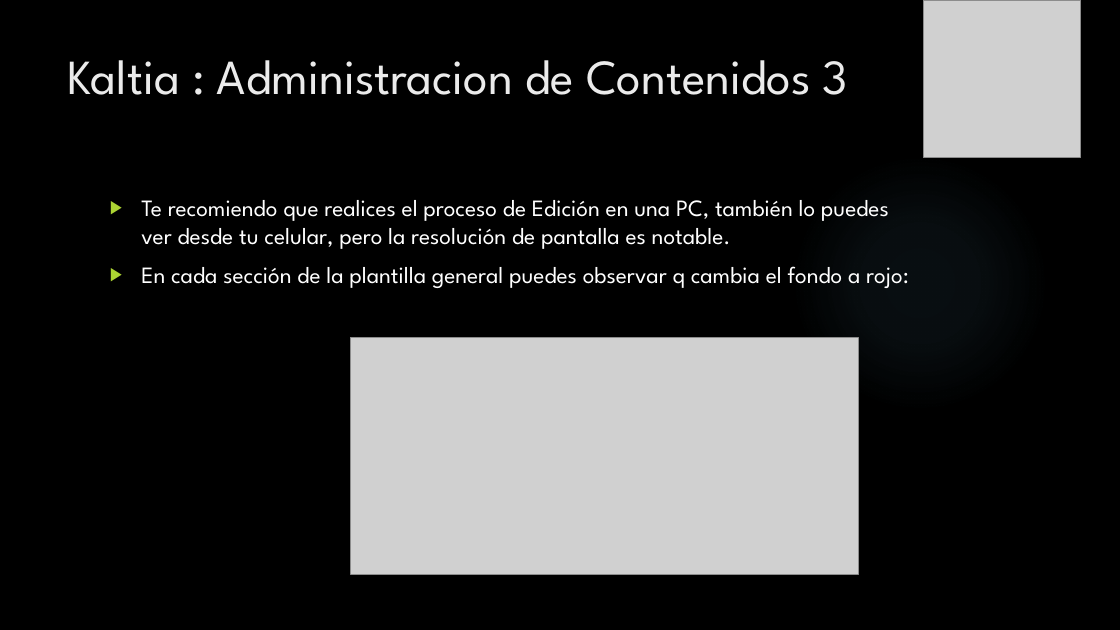
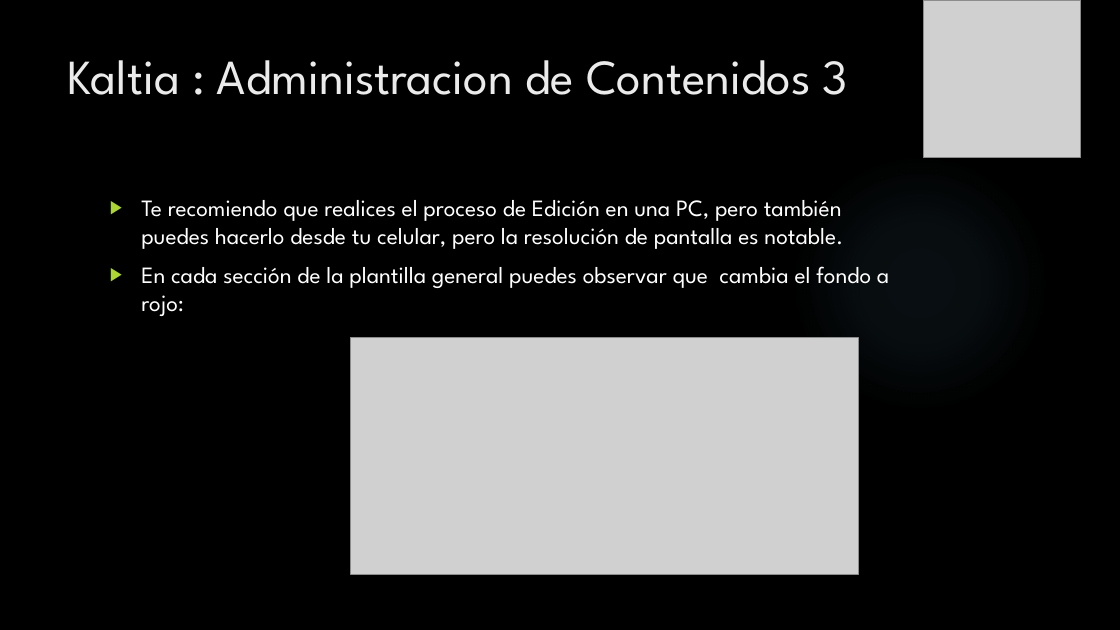
Before and after one commit to MexicoKaltia/KaltiaAuxiliar, a slide deck: slide 5 of Bienvenid@ a proyecto Kaltia.pptx. Drawn at 1120x630 pixels with LibreOffice and Linux fonts; fonts in the diff are those of the drawing; grey boxes stand for pictures; background and template pictures are left out. Boxes give left, top, right and bottom in pixels: in the first picture for what was removed or moved away, otherwise in the second. Text is boxed around its words. In the diff, an @@ line names an element or a change of style, - is before the commit and + after.

```diff
--- a/Bienvenid@ a proyecto Kaltia.pptx
+++ b/Bienvenid@ a proyecto Kaltia.pptx
@@ text at (141,200,889,316): text changed @@
-▶ Te recomiendo que realices el proceso de Edición en una PC, también lo puedes ver desde tu celular, pero la resolución de pantalla es notable.
-▶ En cada sección de la plantilla general puedes observar q cambia el fondo a rojo:
+▶ Te recomiendo que realices el proceso de Edición en una PC, pero también puedes hacerlo desde tu celular, pero la resolución de pantalla es notable.
+▶ En cada sección de la plantilla general puedes observar que cambia el fondo a rojo:
```
Also in this commit, not shown: 4 other slides changed.
